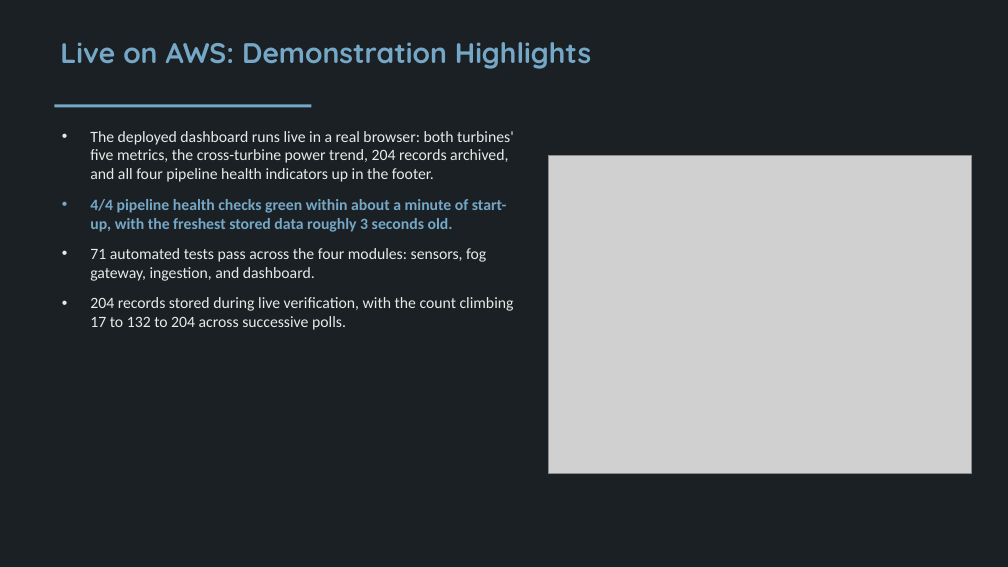
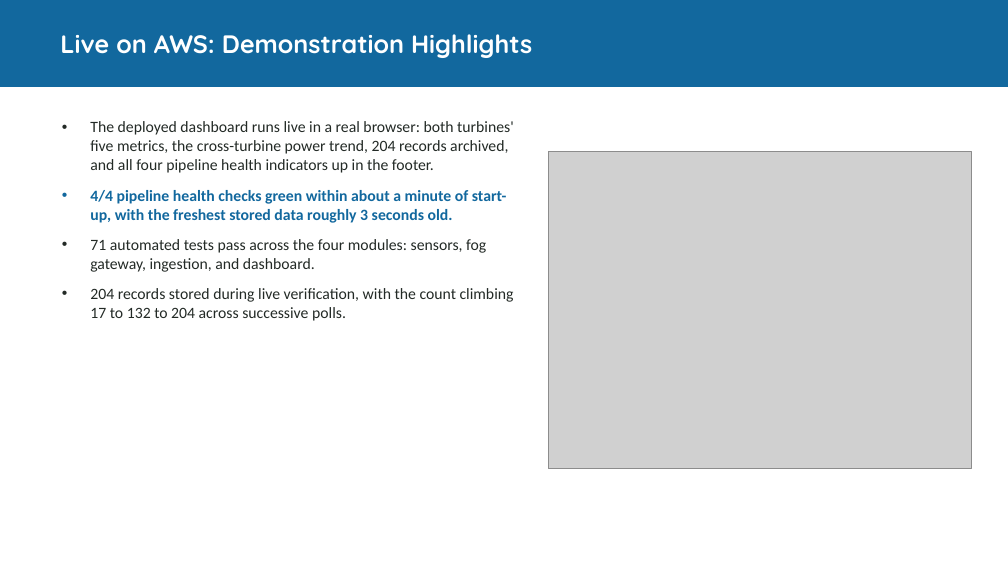
Before and after one commit to valletivarish/FEC_version_2, a slide deck: slide 4 of ppt/X25173421_offshore-wind-farm.pptx. Drawn at 1008x567 pixels with LibreOffice and Linux fonts; fonts in the diff are those of the drawing; grey boxes stand for pictures. Boxes give left, top, right and bottom in pixels: in the first picture for what was removed or moved away, otherwise in the second. Text is boxed around its words. In the diff, an @@ line names an element or a change of style, - is before the commit and + after.

Commit message:
Vishvaksen deck: move content off the dark archetype to a light band layout so its background no longer matches Gopi's marine-vessel deck

```diff
--- a/ppt/X25173421_offshore-wind-farm.pptx
+++ b/ppt/X25173421_offshore-wind-farm.pptx
@@ rectangle: place and size @@
-rectangle at (0, 0, 1008, 567)
+rectangle at (0, 0, 1008, 87)
@@ rectangle at (0, 0, 1008, 87): fill #1B2024 to #12689E @@
@@ title "Live on AWS: Demonstration Highlights": place and size @@
-title "Live on AWS: Demonstration Highlights" at (60, 42, 591, 69)
+title "Live on AWS: Demonstration Highlights" at (60, 34, 532, 58)
@@ title "Live on AWS: Demonstration Highlights" at (60, 34, 532, 58): size 27 to 24 pt, text colour #75A7C6 to #FFFFFF; vertical alignment top to middle @@
@@ text "The deployed dashboard runs live ...": place and size @@
-text "The deployed dashboard runs live ..." at (90, 131, 514, 330)
+text "The deployed dashboard runs live ..." at (90, 121, 514, 321)
@@ text "The deployed dashboard runs live ..." at (90, 121, 514, 321): text colour #E6EBE8 to #232A26 in "The deployed dashboard runs live in a ...", "71 automated tests pass across the four ...", "204 records stored during live verification, with ..."; text colour #75A7C6 to #12689E in "4/4 pipeline health checks green within about ..." @@
@@ rectangle removed at (54, 104, 312, 107) @@
@@ picture: place and size @@
-picture at (548, 156, 972, 473)
+picture at (548, 151, 972, 469)
```
Also in this commit, not shown: 4 other slides changed.
